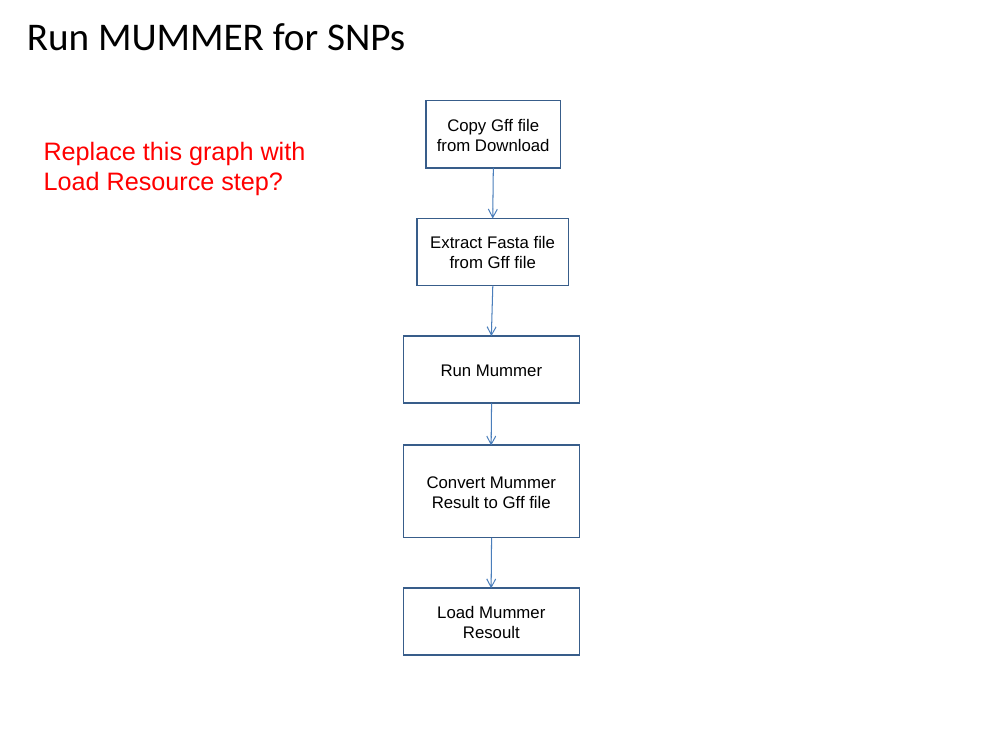
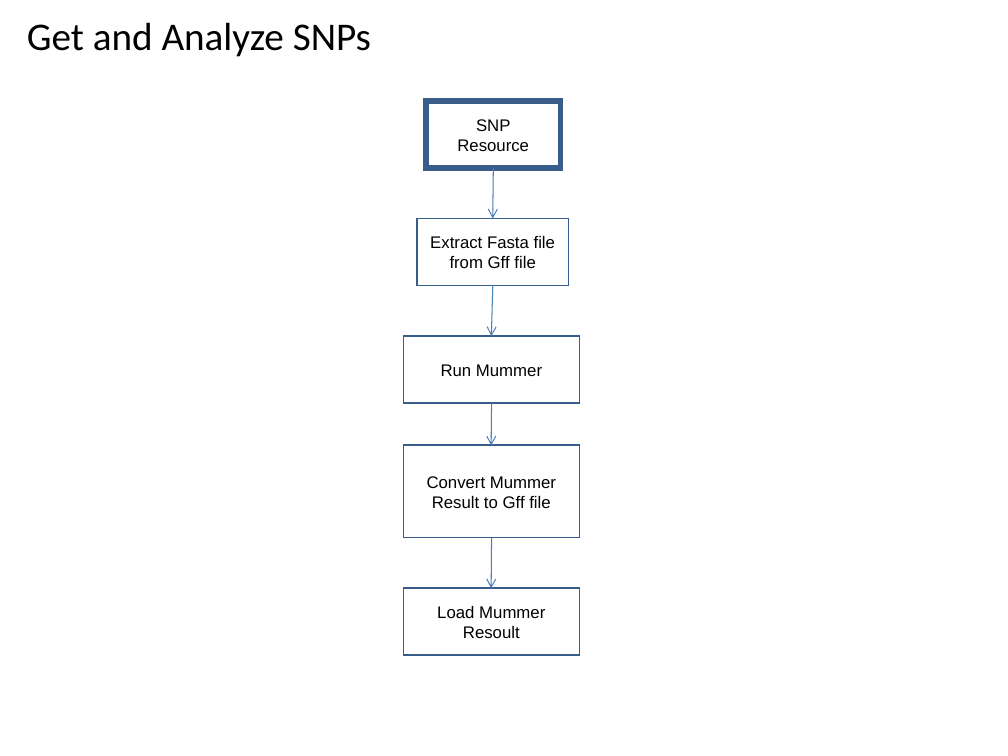
Before and after one commit to VEuPathDB/ApiCommonWorkflow, a slide deck: slide 25 of Main/doc/IntegratedWorkflow.ppt. Drawn at 1008x756 pixels with LibreOffice and Linux fonts; fonts in the diff are those of the drawing. Boxes give left, top, right and bottom in pixels: in the first picture for what was removed or moved away, otherwise in the second. Text is boxed around its words. In the diff, an @@ line names an element or a change of style, - is before the commit and + after.

Commit message:
correct SNPs graph

```diff
--- a/Main/doc/IntegratedWorkflow.ppt
+++ b/Main/doc/IntegratedWorkflow.ppt
@@ title at [27, 22, 371, 57]: text changed @@
-Run MUMMER for SNPs
+Get and Analyze SNPs
@@ rectangle "SNP" at [426, 101, 560, 168]: outline #385D8A 0.99 pt to #385D8A 4 pt @@
@@ text in rectangle at [457, 119, 529, 151]: text changed @@
-Copy Gff file from Download
+SNP
+Resource
@@ text removed at [44, 141, 306, 196] @@
-Replace this graph with Load Resource step?
```
Also in this commit, not shown: 3 other slides changed.
